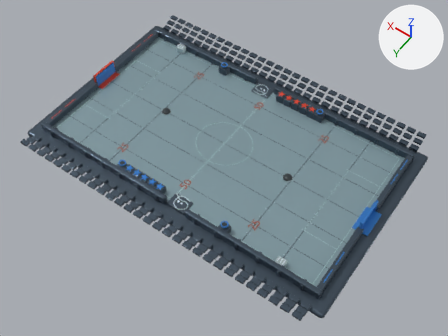
The Blender file assets/arena.blend, before and after one commit.
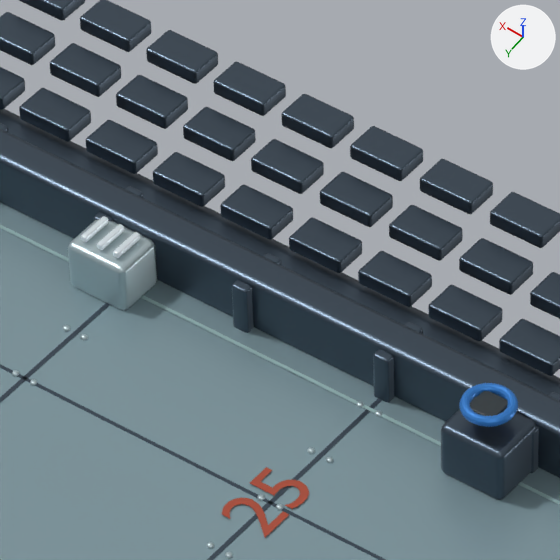
The first picture shows the older version from a 50 mm lens placed at (-31.3, 43.9, 63.6), pointed at (-1.6, 2.4, -1.6). The close-ups show the older and then the newer version on the part from 38% to 52% of the width and 6% to 25% of the height of that picture. Only the edits that show in the close-ups are written down. The lights are fixed; the arrows at upper right show +X, +Y and +Z.

The first close-up shows 'Arena foundation', 'Electro bounce', 'Electrode', 'Electrode.001', 'Electrode.002', 'Grandstand.021', 'Grandstand.022', 'Grandstand.023', 'Grandstand.024', 'Grandstand.050', 'Grandstand.055', 'Grandstand.081', 'Impact barrier.001', 'Playing surface', 'Warp tunnel housing.002' and 34 more.
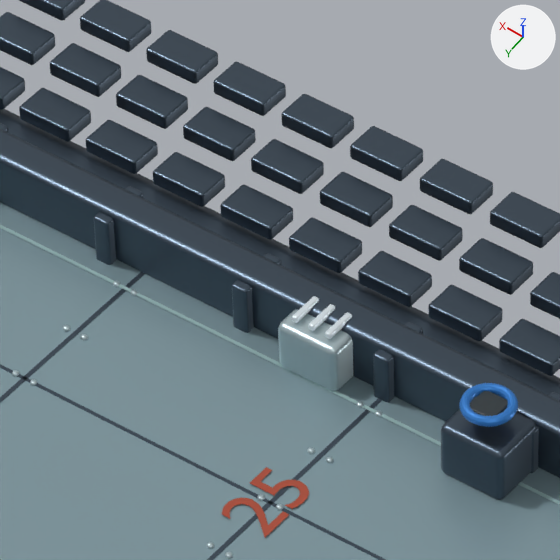
What the commit changed:
Object 'Electro bounce' (ob_electro_bounce) moves from (16.0, -11.2, 0.5) to (11.82, -11.67, 0.5).
Object 'Electrode' (ob_electrode) moves from (15.65, -11.2, 1.1) to (11.47, -11.67, 1.1).
Object 'Electrode.001' (ob_electrode_001) moves from (16.0, -11.2, 1.1) to (11.82, -11.67, 1.1).
Object 'Electrode.002' (ob_electrode_002) moves from (16.35, -11.2, 1.1) to (12.17, -11.67, 1.1).

Pixel boxes [x1, y1, x2, y2] of what changed, in the close-ups (560 x 560 px):
'Electro bounce', moved
    before: [68, 220, 157, 310]
    after: [278, 309, 353, 391]
'Electrode', moved
    before: [113, 232, 141, 258]
    after: [325, 312, 352, 339]
'Electrode.001', moved
    before: [97, 224, 124, 250]
    after: [308, 304, 335, 331]
'Electrode.002', moved
    before: [81, 216, 108, 242]
    after: [292, 296, 319, 323]
